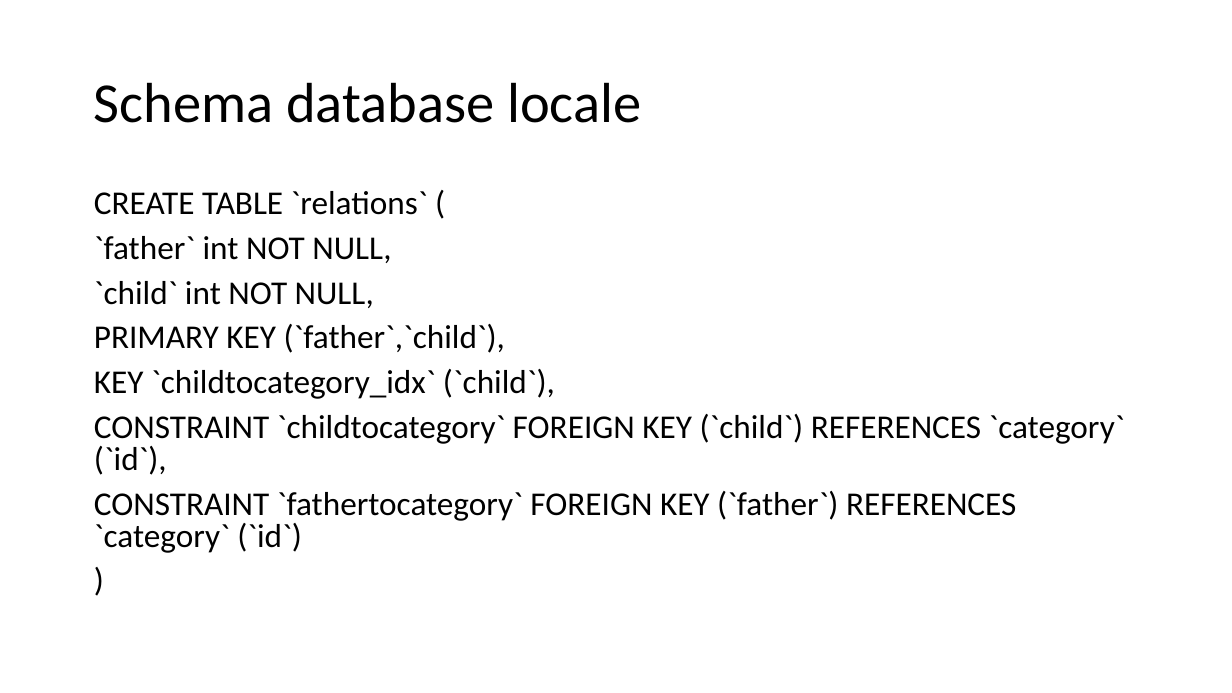
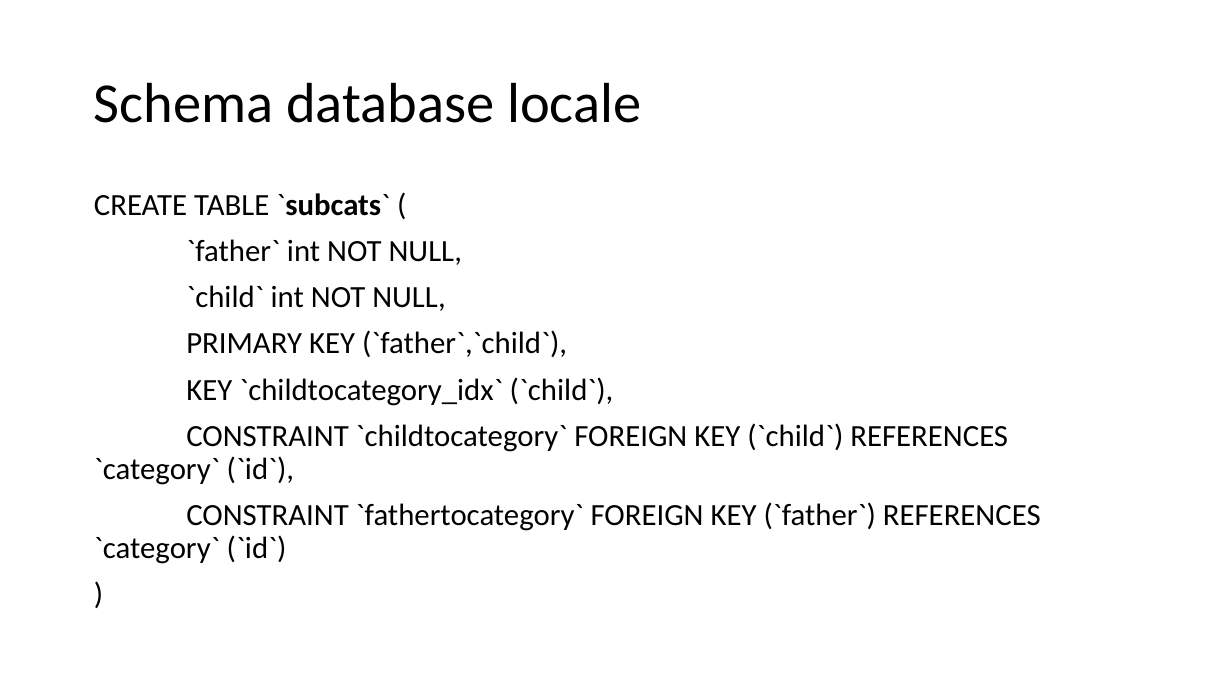
Before and after one commit to Trixyz28/TIW-ImgCatalog-RIA, a slide deck: slide 7 of Documents/ImgCatalogRIA.pptx (slide 9 before the commit). Drawn at 1232x693 pixels with LibreOffice and Linux fonts; fonts in the diff are those of the drawing. Boxes give left, top, right and bottom in pixels: in the first picture for what was removed or moved away, otherwise in the second. Text is boxed around its words. In the diff, an @@ line names an element or a change of style, - is before the commit and + after.

```diff
--- a/Documents/ImgCatalogRIA.pptx
+++ b/Documents/ImgCatalogRIA.pptx
@@ text at (x1=94, y1=193, x2=390, y2=216): text changed; size 25.9 to 24 pt @@
-CREATE TABLE `relations` (
+CREATE TABLE `subcats` (
@@ text at (x1=94, y1=239, x2=1041, y2=564): size 25.9 to 24 pt; line spacing 0.8 to 0.9 @@
```
Also in this commit, not shown: 8 other slides changed, 2 slides removed, 2 other files.
